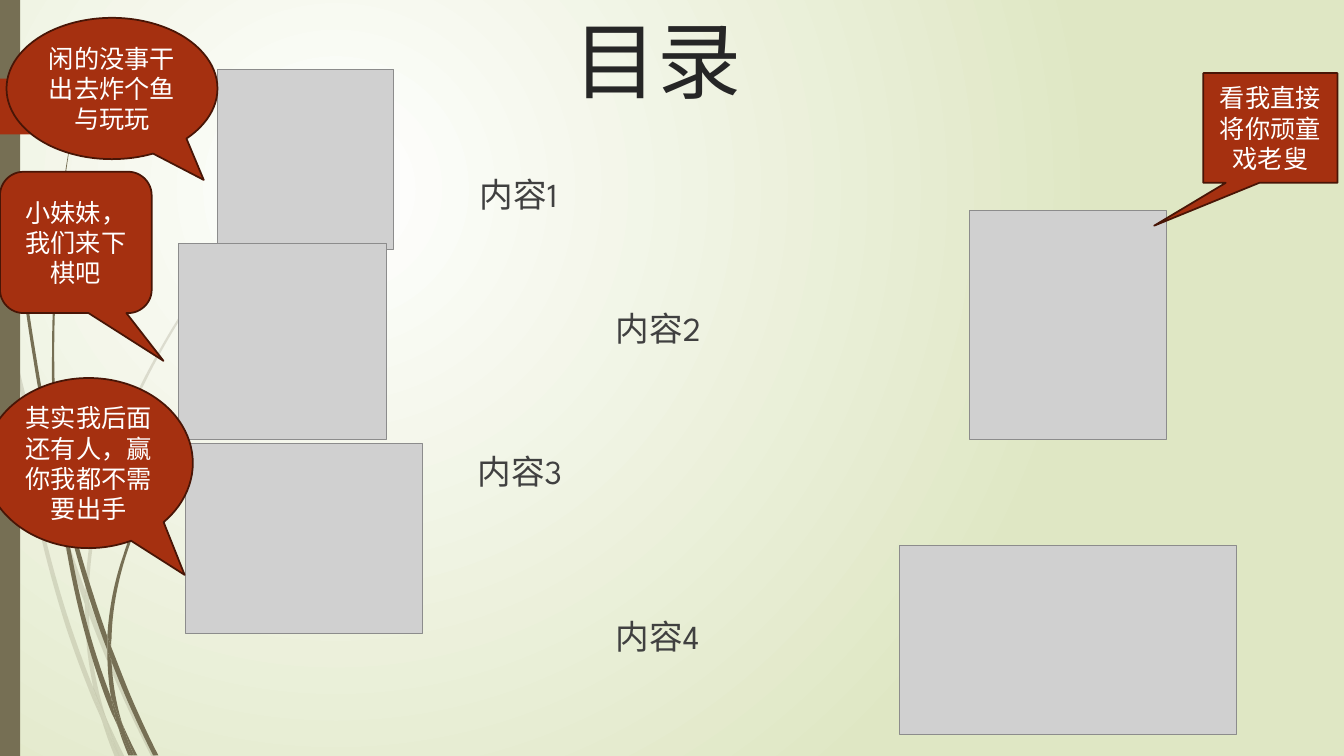
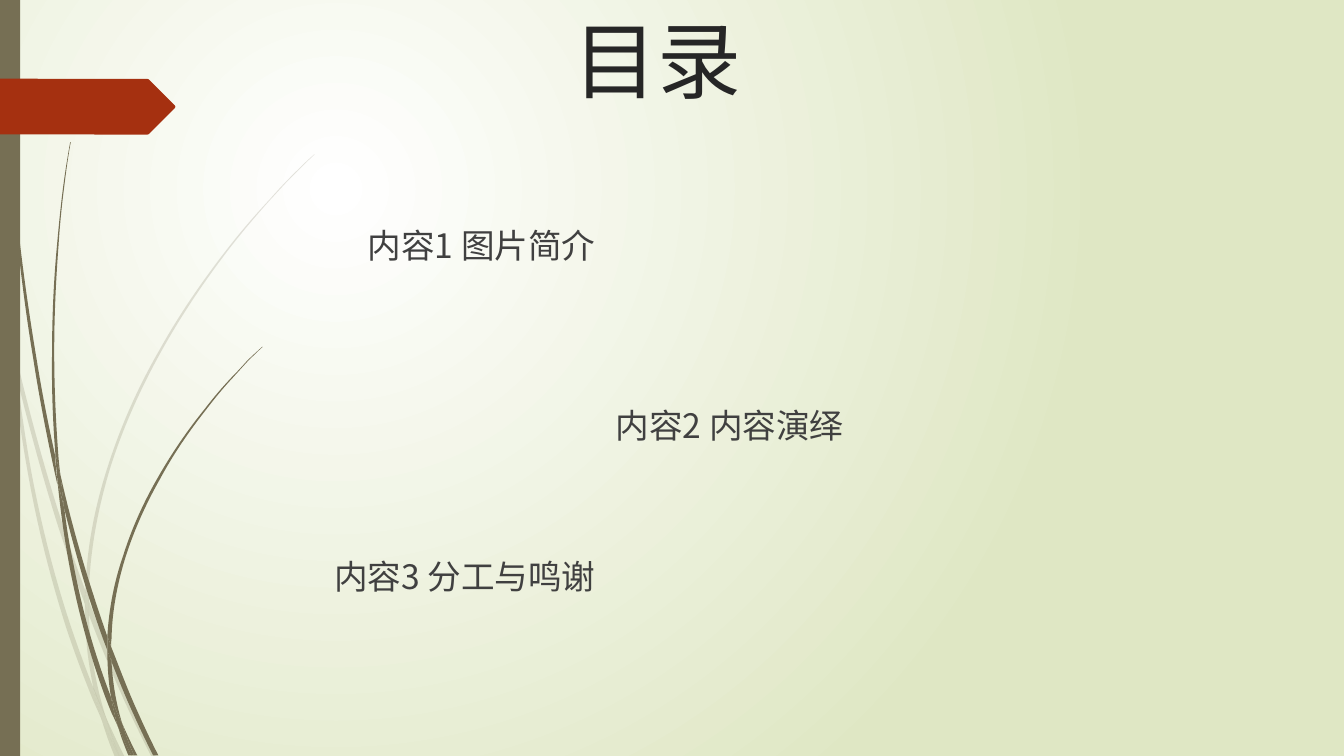
Before and after one commit to Zhao-Yidan1982/meishuzuoye, a slide deck: slide 2 of 《千年土地翻了身》.pptx. Drawn at 1344x756 pixels with LibreOffice and Linux fonts; fonts in the diff are those of the drawing; grey boxes stand for pictures. Boxes give left, top, right and bottom in pixels: in the first picture for what was removed or moved away, otherwise in the second. Text is boxed around its words. In the diff, an @@ line names an element or a change of style, - is before the commit and + after.

```diff
--- a/《千年土地翻了身》.pptx
+++ b/《千年土地翻了身》.pptx
@@ speech bubble removed at (x1=6, y1=18, x2=217, y2=159) @@
-闲的没事干出去炸个鱼与玩玩
@@ picture removed at (x1=218, y1=70, x2=394, y2=250) @@
@@ speech box removed at (x1=1204, y1=73, x2=1338, y2=182) @@
-看我直接将你顽童戏老叟
@@ rounded speech box removed at (x1=0, y1=171, x2=152, y2=313) @@
-小妹妹，我们来下棋吧
@@ text at (x1=368, y1=229, x2=595, y2=261): text changed; font League Spartan to Noto Sans CJK SC @@
-内容1
+内容1 图片简介
@@ picture removed at (x1=970, y1=211, x2=1167, y2=440) @@
@@ picture removed at (x1=178, y1=244, x2=387, y2=440) @@
@@ speech bubble removed at (x1=0, y1=378, x2=194, y2=548) @@
-其实我后面还有人，赢你我都不需要出手
@@ text at (x1=616, y1=409, x2=843, y2=441): text changed; font League Spartan to Noto Sans CJK SC @@
-内容2
+内容2 内容演绎
@@ picture removed at (x1=187, y1=444, x2=423, y2=633) @@
@@ text at (x1=334, y1=560, x2=596, y2=592): text changed; font League Spartan to Noto Sans CJK SC @@
-内容3
+内容3 分工与鸣谢
@@ picture removed at (x1=899, y1=545, x2=1236, y2=735) @@
@@ text removed at (x1=616, y1=620, x2=700, y2=652) @@
-内容4
```
Also in this commit, not shown: 3 slides added, 1 slide removed, 3 other files.
